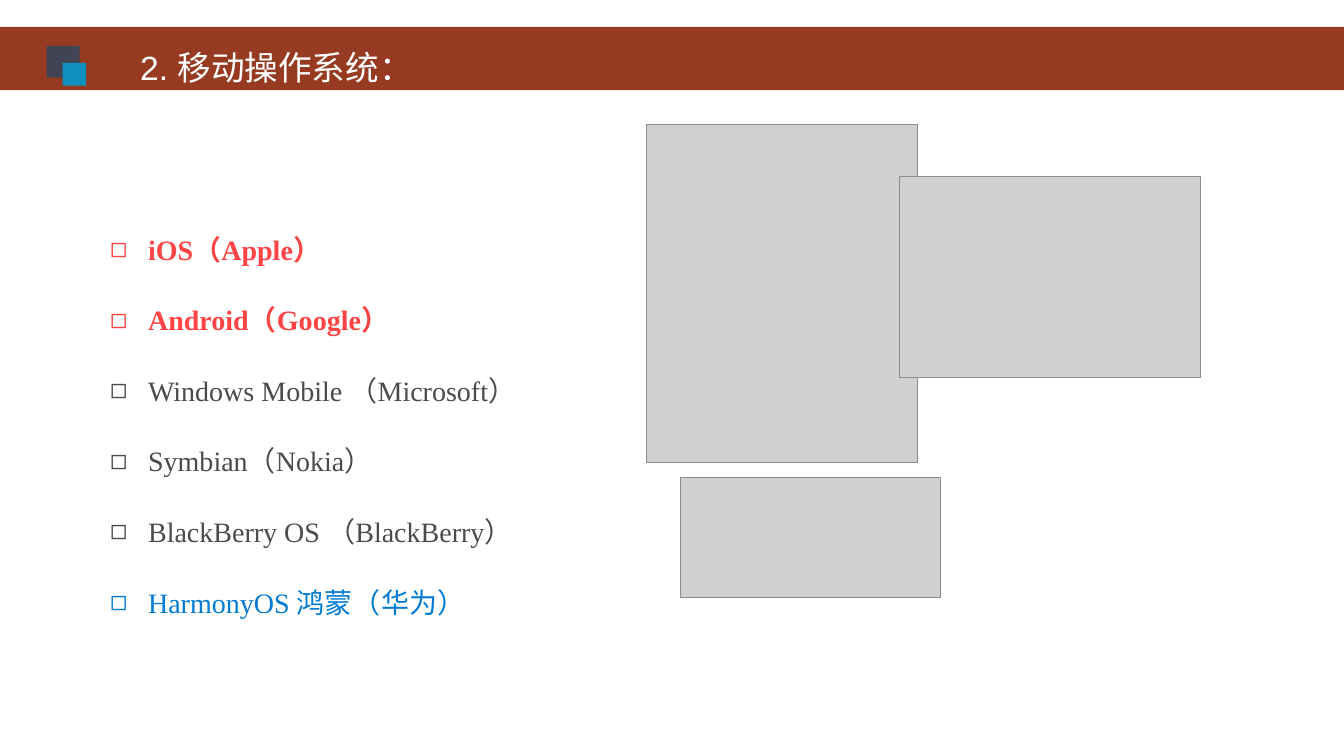
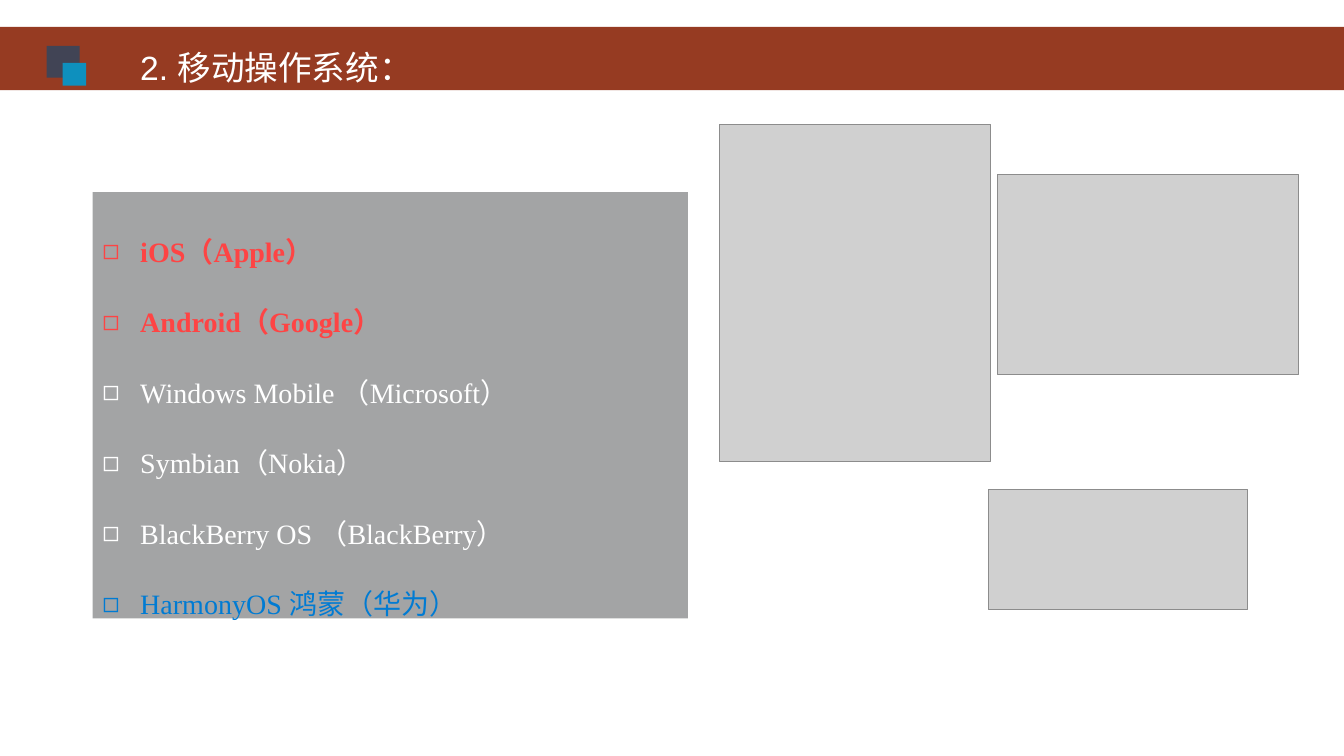
Before and after one commit to HBU/Android-PPT, a slide deck: slide 4 of 00.0 -- 移动开发 -- 第00章.pptx. Drawn at 1344x756 pixels with LibreOffice and Linux fonts; fonts in the diff are those of the drawing; grey boxes stand for pictures; background and template pictures are left out. Boxes give left, top, right and bottom in pixels: in the first picture for what was removed or moved away, otherwise in the second. Text is boxed around its words. In the diff, an @@ line names an element or a change of style, - is before the commit and + after.

```diff
--- a/00.0 -- 移动开发 -- 第00章.pptx
+++ b/00.0 -- 移动开发 -- 第00章.pptx
@@ picture: place and size @@
-picture at bbox=[646, 125, 918, 463]
+picture at bbox=[720, 124, 991, 462]
@@ picture: place and size @@
-picture at bbox=[899, 176, 1201, 377]
+picture at bbox=[998, 174, 1300, 375]
@@ rectangle "iOS（Apple）": place and size @@
-rectangle "iOS（Apple）" at bbox=[148, 238, 517, 618]
+rectangle "iOS（Apple）" at bbox=[93, 193, 689, 619]
@@ rectangle "iOS（Apple）" at bbox=[93, 193, 689, 619]: fill none to #494B4D at 50% opacity @@
@@ text in rectangle at bbox=[140, 379, 509, 550]: text colour #494B4D to #FFFFFF in "Windows Mobile （Microsoft）", "Symbian（Nokia）", "BlackBerry OS （BlackBerry）" @@
@@ picture: place and size @@
-picture at bbox=[681, 477, 940, 598]
+picture at bbox=[989, 489, 1248, 610]
```
Also in this commit, not shown: 6 other slides changed, 1 other file.
